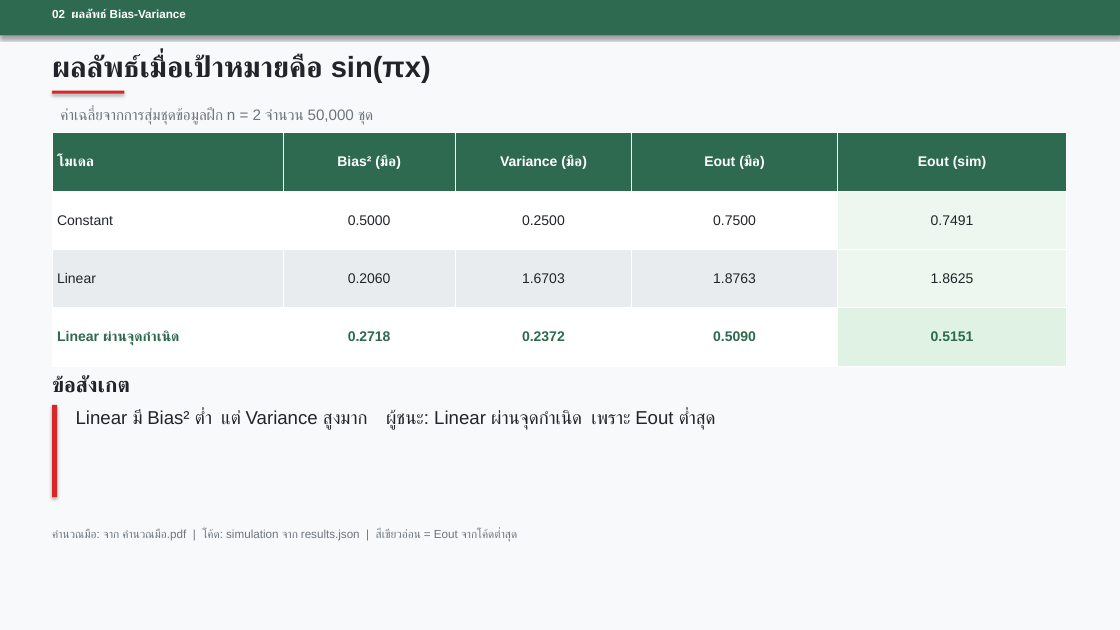
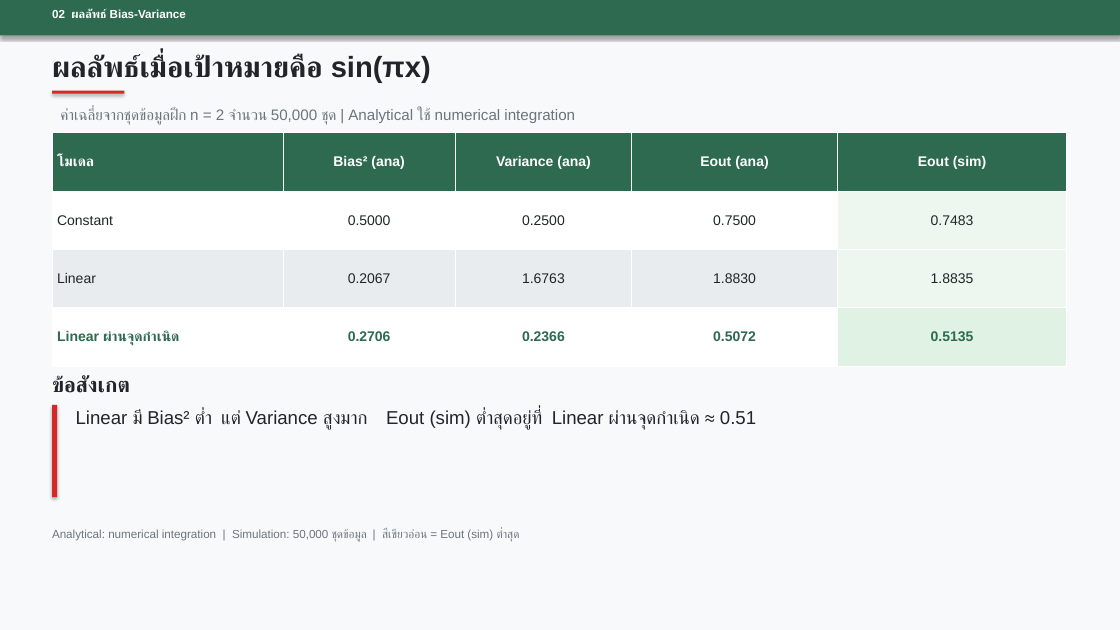
Before and after one commit to HungryBro/Machine_Leaning, a slide deck: slide 3 of Assignment/Week3/Slide/slides_Week3.pptx. Drawn at 1120x630 pixels with LibreOffice and Linux fonts; fonts in the diff are those of the drawing. Boxes give left, top, right and bottom in pixels: in the first picture for what was removed or moved away, otherwise in the second. Text is boxed around its words. In the diff, an @@ line names an element or a change of style, - is before the commit and + after.

```diff
--- a/Assignment/Week3/Slide/slides_Week3.pptx
+++ b/Assignment/Week3/Slide/slides_Week3.pptx
@@ text at (x1=60, y1=107, x2=575, y2=124): text changed @@
-ค่าเฉลี่ยจากการสุ่มชุดข้อมูลฝึก n = 2 จำนวน 50,000 ชุด
+ค่าเฉลี่ยจากชุดข้อมูลฝึก n = 2 จำนวน 50,000 ชุด | Analytical ใช้ numerical integration
@@ table at (x1=52, y1=133, x2=1067, y2=366) @@
-row 1: โมเดล | Bias² (มือ) | Variance (มือ) | Eout (มือ) | Eout (sim)
+row 1: โมเดล | Bias² (ana) | Variance (ana) | Eout (ana) | Eout (sim)
-row 2, column 5: 0.7491
+row 2, column 5: 0.7483
-row 3: Linear | 0.2060 | 1.6703 | 1.8763 | 1.8625
+row 3: Linear | 0.2067 | 1.6763 | 1.8830 | 1.8835
-row 4: Linear ผ่านจุดกำเนิด | 0.2718 | 0.2372 | 0.5090 | 0.5151
+row 4: Linear ผ่านจุดกำเนิด | 0.2706 | 0.2366 | 0.5072 | 0.5135
@@ text at (x1=76, y1=410, x2=756, y2=430): text changed @@
-Linear มี Bias² ต่ำ แต่ Variance สูงมาก ผู้ชนะ: Linear ผ่านจุดกำเนิด เพราะ Eout ต่ำสุด
+Linear มี Bias² ต่ำ แต่ Variance สูงมาก Eout (sim) ต่ำสุดอยู่ที่ Linear ผ่านจุดกำเนิด ≈ 0.51
@@ text at (x1=52, y1=529, x2=520, y2=542): text changed @@
-คำนวณมือ: จาก คำนวณมือ.pdf | โค้ด: simulation จาก results.json | สีเขียวอ่อน = Eout จากโค้ดต่ำสุด
+Analytical: numerical integration | Simulation: 50,000 ชุดข้อมูล | สีเขียวอ่อน = Eout (sim) ต่ำสุด
```
Also in this commit, not shown: 2 other slides changed, 22 other files.
